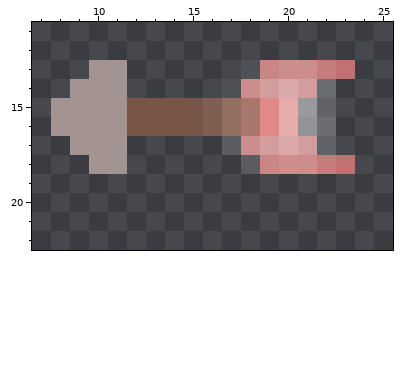
Pixel-art sprite: Assets/Graphics/Arrow.png. The picture above was drawn from the file before the commit.
The file is 32x32 pixels. Pixels under 10% opacity are left out. Colours within 5 levels of each other are drawn and written as one. Shown: x 7..25, y 11..22.
The result:
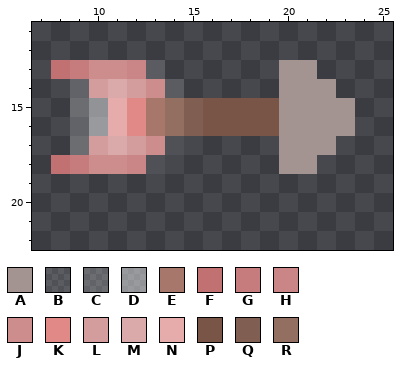
Palette (. is transparent): A #a39391  B #ffffff1c  C #ffffff33  D #ffffff72  E #a8776c  F #c17171  G #c67c7c  H #ca8686  J #cd8d8d  K #e08986  L #d49d9d  M #daaaaa  N #e5acab  P #795548  Q #805e51  R #926f61
The exact change:
Changed rows in their new state; - is an unchanged pixel.
first column x 8:
13 FGJJHB----..AA..
14 -CLMLJB--...AAA-
15 .CDNKERQPPPPAAAA
16 .CDNKERQPPPPAAAA
17 -CLMLJB--...AAA-
18 FGJJHB----..AA..
Boxes around the changes in both pictures, in picture pixels (x1, y1, x2, y2):
changed: (51, 60, 355, 174)
